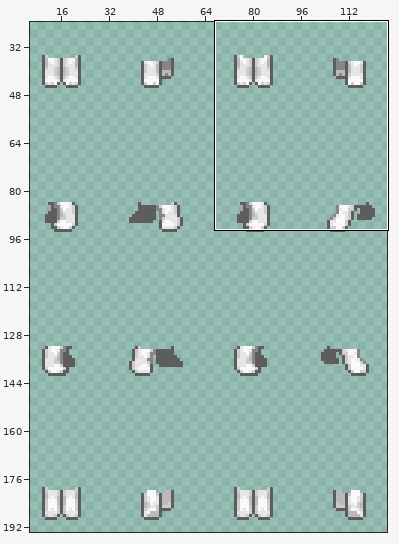
File history of a sprite sheet, FreshmanRPG/GameClient-desktop/ui-data/pants/pants_white.png. The picture above shows the old version from afar; the outline marks the close-up.
Close-up. First the earlier version:
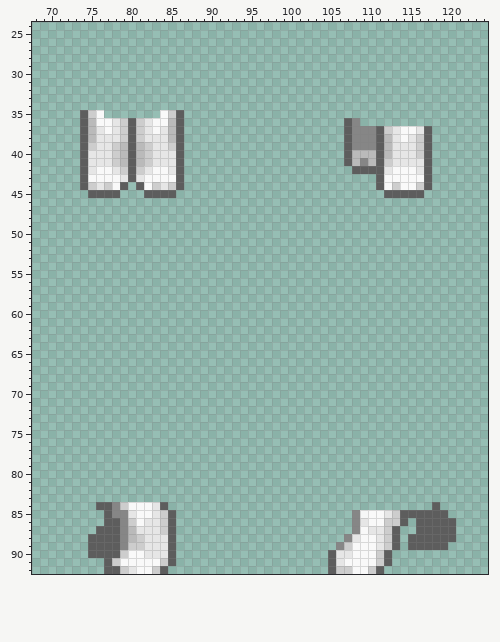
The file is 130x194 pixels. Colours within 5 levels of each other are drawn and written as one. Shown: x 68..124, y 24..92. The wide view leaves out empty margins. The commit also changed other parts of the picture, which this record leaves out.
The same view after the edit:
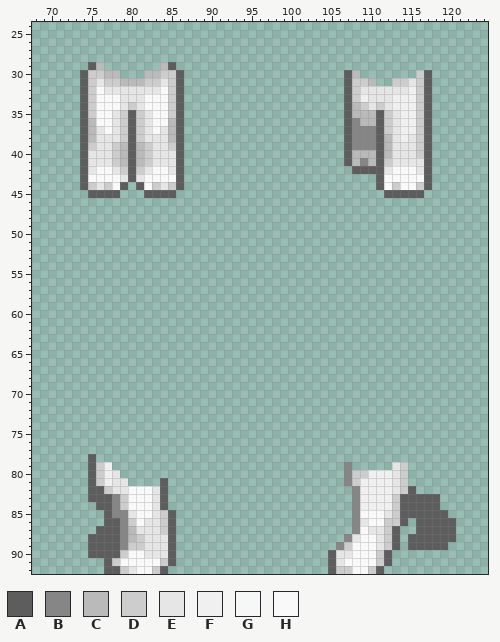
Palette (. is transparent): A #5d5d5d  B #868686  C #bababa  D #cdcdcd  E #e6e6e6  F #f0f0f0  G #f9f9f9f7  H #f9f9f9
The exact change:
y 29: x 75..76 .. -> AC; x 84..85 .. -> CA
y 30: x 74..78 ..... -> ADDCC; x 82..86 ..... -> CCDDA; x 107..108 .. -> AC; x 116..117 .. -> DA
y 31: x 74..86 ............. -> ADEDDCCCDDEDA; x 107..110 .... -> ADDC; x 113..117 ..... -> DDEDA
y 32: x 74..86 ............. -> ADHEEEEEEEHDA; x 107..117 ........... -> ADEEEEEEFDA
y 33: x 74..86 ............. -> ADHHHEEEHHHDA; x 107..117 ........... -> ADFEEEFFFDA
y 34: x 74..86 ............. -> ADHHHEDEHHHDA; x 107..117 ........... -> ACDEDEFFFDA
y 35: x 77..83 ....... -> HEDADEH; x 107..117 ........... -> ACCCADEFFDA
y 36: x 109..117 ......... -> CCADEFFDA
y 37: x 114..116 HHE -> FFD
y 38: x 114 H -> F
y 78: x 75 . -> A
y 79: x 75..77 ... -> ADF; x 107 . -> B; x 113..114 .. -> ED
y 80: x 75..78 .... -> ADFE; x 107..114 ........ -> BDDFFFED
y 81: x 75..79 ..... -> ADFEE; x 84 . -> A; x 107..114 ........ -> BDFFFFED
y 82: x 75..84 .......... -> AADEEHHHEA; x 108..115 ........ -> BFFFFEDA
y 83: x 75..84 .......... -> AAABDHHHEA; x 108..118 ........... -> BFFFFDAAAAA
y 84: x 108..117 .......... -> BFFFFDAAAA
y 85: x 109 G -> H
Pixel boxes of the changes (left, top, right, bottom) in both close-ups:
added: (80, 62, 184, 118)
changed: (344, 70, 432, 142)
added: (88, 454, 168, 502)
changed: (344, 462, 440, 518)
